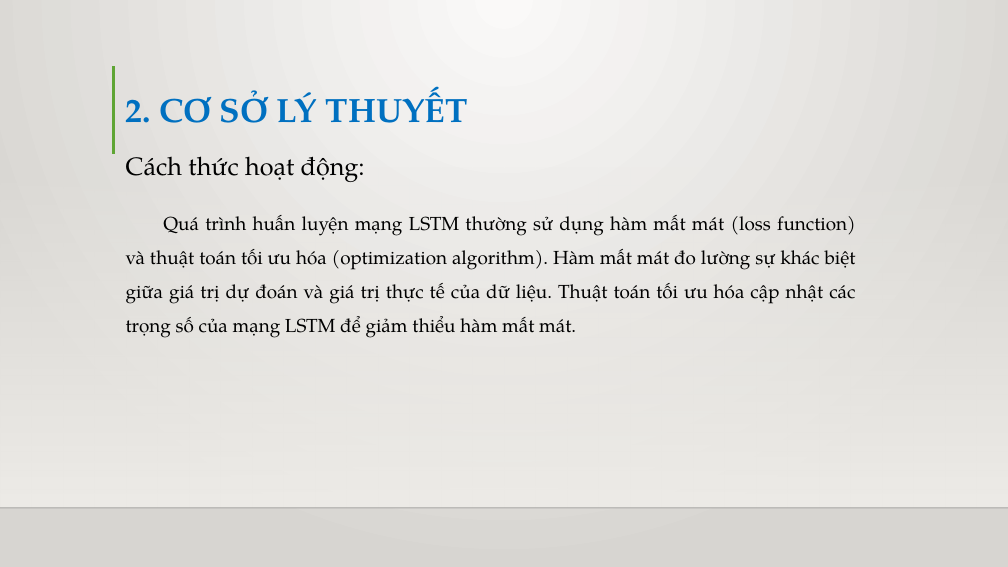
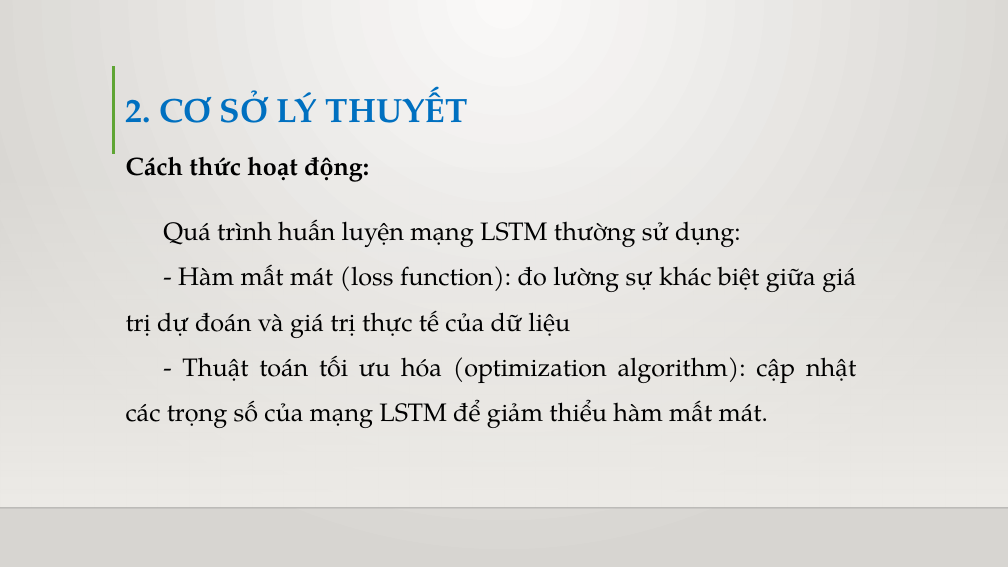
Before and after one commit to truyenda20ttb/cn-da20ttb-lethanhtruyen-lstm-python, a slide deck: slide 21 of thesis/abs/BÁO CÁO ĐỒ ÁN CHUYÊN NGÀNH.pptx. Drawn at 1008x567 pixels with LibreOffice and Linux fonts; fonts in the diff are those of the drawing; background and template pictures are left out. Boxes give left, top, right and bottom in pixels: in the first picture for what was removed or moved away, otherwise in the second. Text is boxed around its words. In the diff, an @@ line names an element or a change of style, - is before the commit and + after.

```diff
--- a/thesis/abs/BÁO CÁO ĐỒ ÁN CHUYÊN NGÀNH.pptx
+++ b/thesis/abs/BÁO CÁO ĐỒ ÁN CHUYÊN NGÀNH.pptx
@@ text "Cách thức hoạt động:" at <box>126,157,369,182</box>: bold on @@
@@ text at <box>126,219,856,428</box>: text changed; size 18 to 24 pt @@
-Quá trình huấn luyện mạng LSTM thường sử dụng hàm mất mát (loss function) và thuật toán tối ưu hóa (optimization algorithm). Hàm mất mát đo lường sự khác biệt giữa giá trị dự đoán và giá trị thực tế của dữ liệu. Thuật toán tối ưu hóa cập nhật các trọng số của mạng LSTM để giảm thiểu hàm mất mát.
+Quá trình huấn luyện mạng LSTM thường sử dụng:
+- Hàm mất mát (loss function): đo lường sự khác biệt giữa giá trị dự đoán và giá trị thực tế của dữ liệu
+- Thuật toán tối ưu hóa (optimization algorithm): cập nhật các trọng số của mạng LSTM để giảm thiểu hàm mất mát.
```
Also in this commit, not shown: 16 other slides changed, 2 slides added, 2 slides removed.
